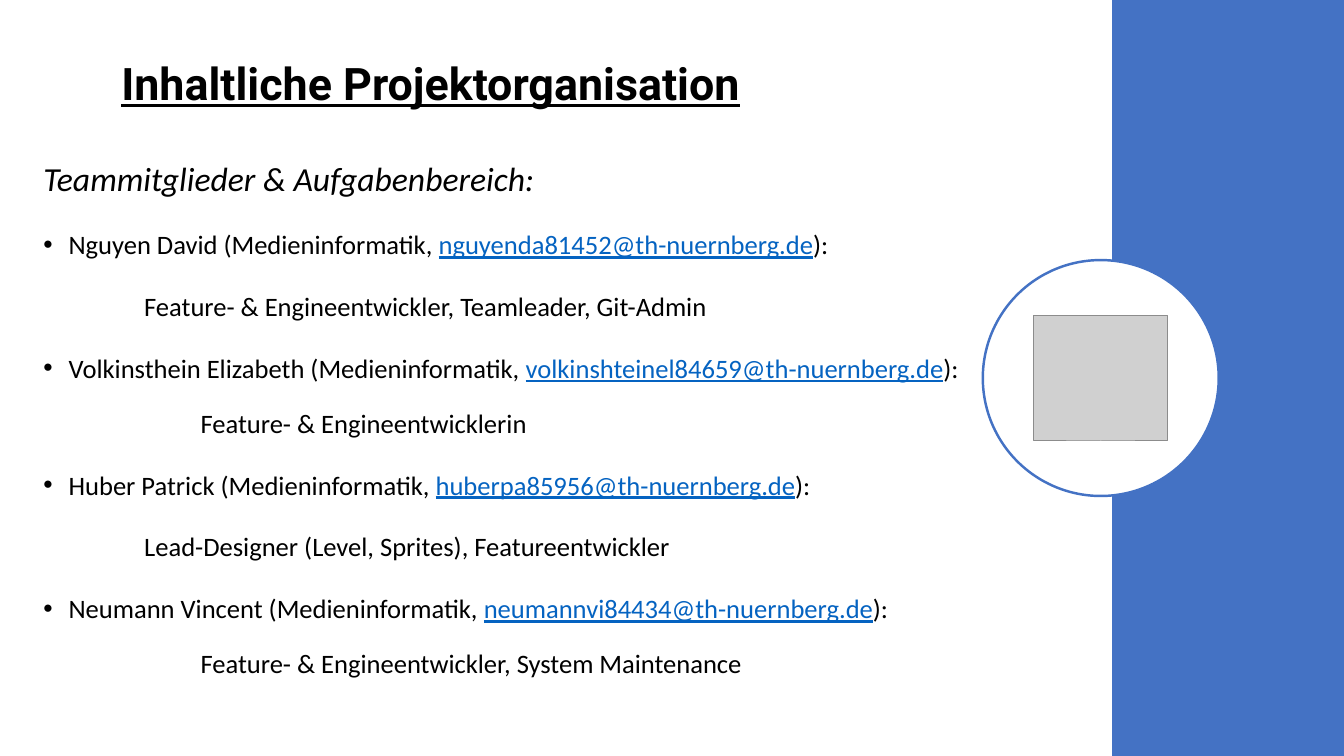
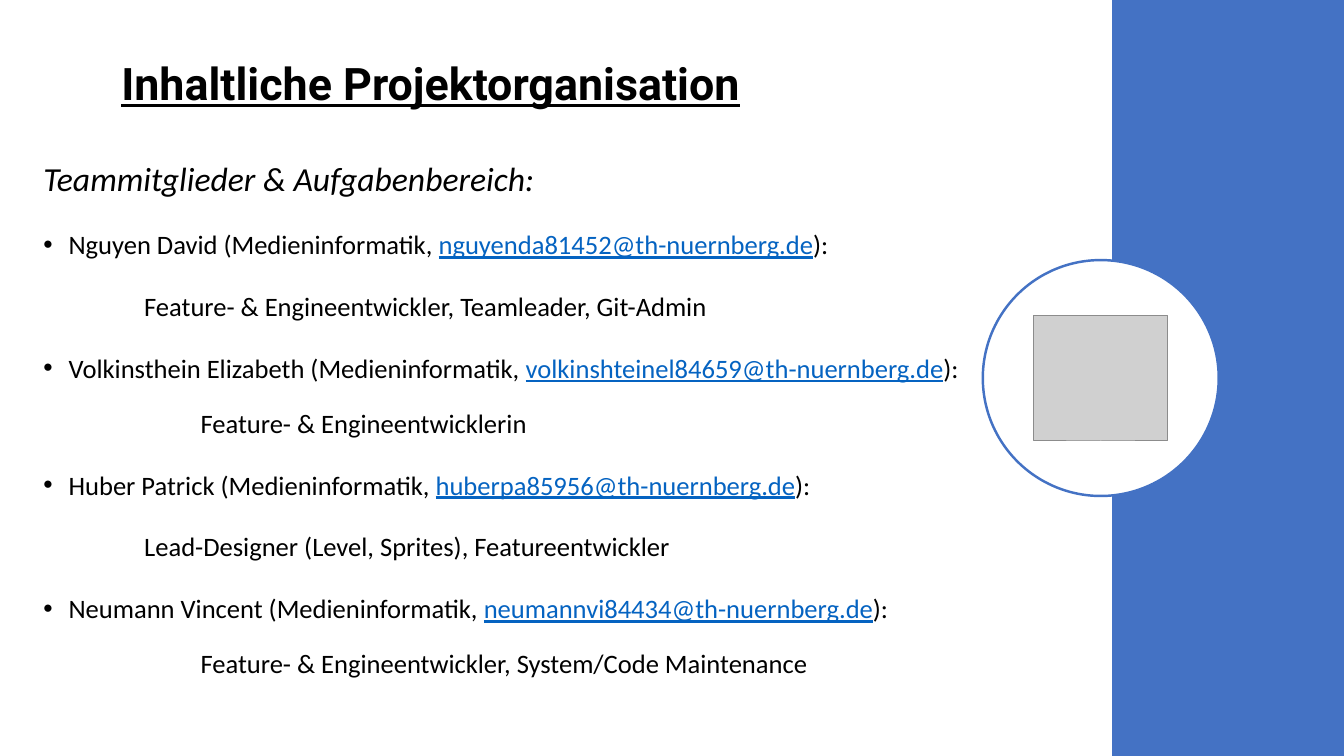
Before and after one commit to davidg-h/WinFormGame, a slide deck: slide 3 of Documentation/Präsentation.pptx. Drawn at 1344x756 pixels with LibreOffice and Linux fonts; fonts in the diff are those of the drawing; grey boxes stand for pictures. Boxes give left, top, right and bottom in pixels: in the first picture for what was removed or moved away, otherwise in the second. Text is boxed around its words. In the diff, an @@ line names an element or a change of style, - is before the commit and + after.

Commit message:
edited presentation

```diff
--- a/Documentation/Präsentation.pptx
+++ b/Documentation/Präsentation.pptx
@@ text at (201,654,807,678): text changed @@
-  Feature- & Engineentwickler, System Maintenance
+  Feature- & Engineentwickler, System/Code Maintenance
```
